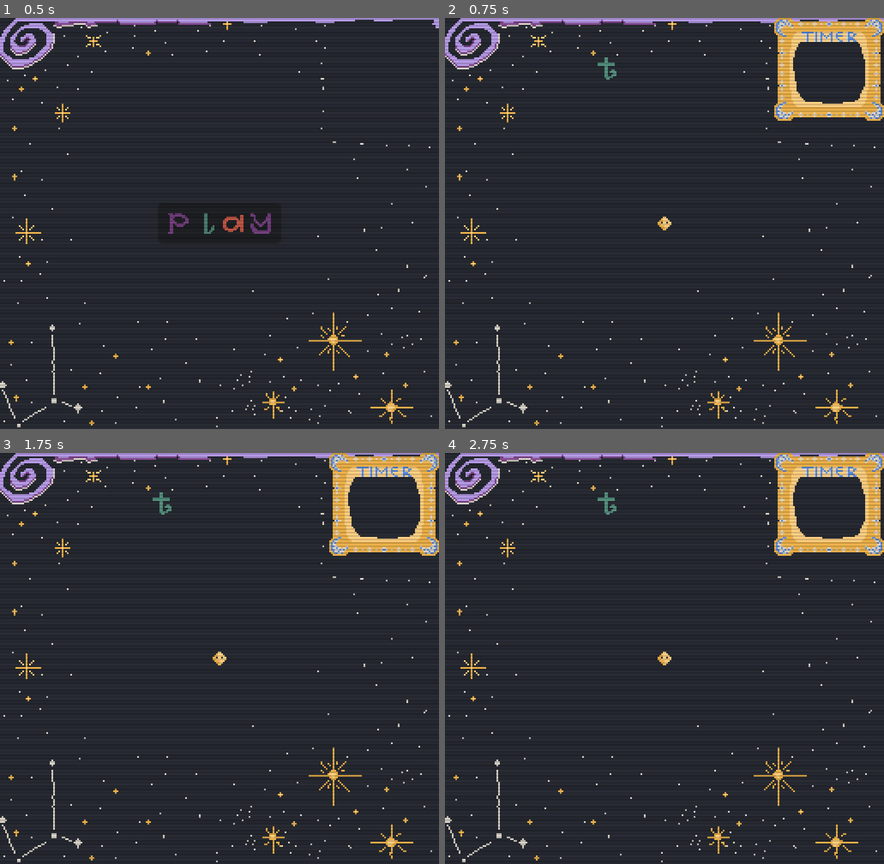
Above: before the commit, frames 1-4 (two rows, left to right).
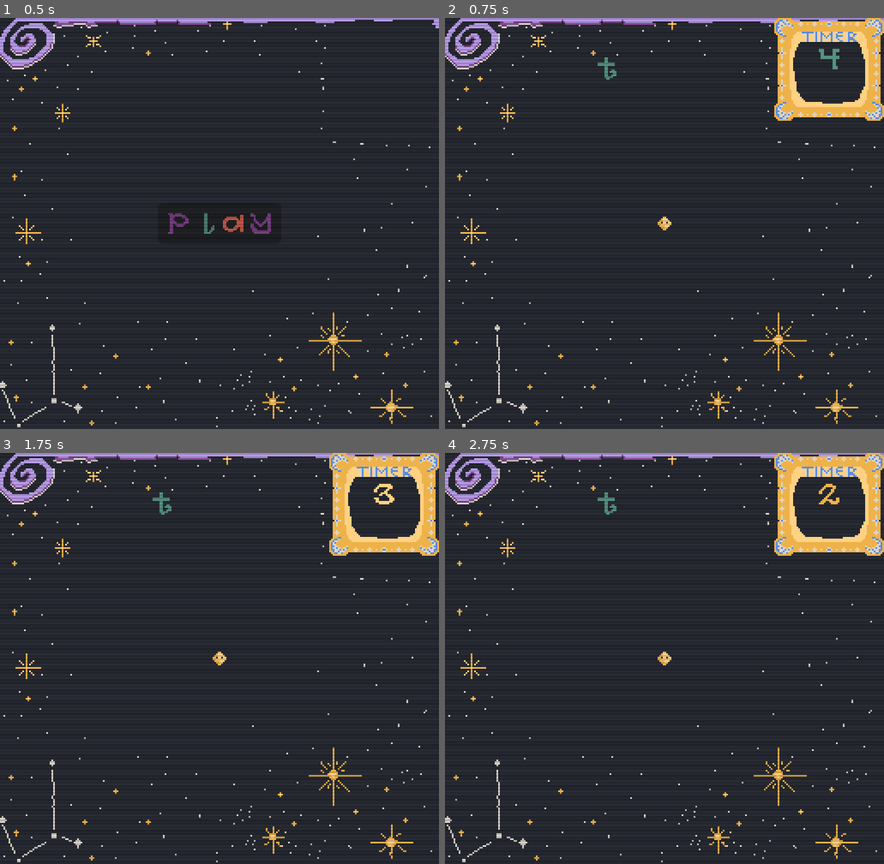
Above: after the commit, the same moments.

Repository: sym-z/melon-jam-24
Game: Godot game, scene res://scenes/main_menu.tscn
The game is run twice, just before and just after one commit, with the same random seed, the same clock (stepped at 60 frames per second) and the same inputs.
Inputs:
- Up to frame 1 (0.5 s): no input
- Up to frame 2 (0.75 s): click "play" at 0.5 s
- Up to frame 3 (1.75 s): tap Enter at 1.25 s
- Up to frame 4 (2.75 s): tap Space at 2 s

Frame 1 is identical in both runs. In frame 2, 1.8% of the frame differs, in the area x 75-100%, y 0-25%; in frame 3, 1.8%; in frame 4, 1.8%.

Commit message:
timer implementation

Diff:
--- a/melon-jam/scenes/typing.tscn
+++ b/melon-jam/scenes/typing.tscn
@@ -22,7 +22,7 @@
 [sub_resource type="RectangleShape2D" id="RectangleShape2D_8ea6j"]
 size = Vector2(218, 48)
 
-[node name="Typing" type="Node2D" node_paths=PackedStringArray("player", "massParent", "westSpawnZone", "northSpawnZone", "eastSpawnZone", "southSpawnZone", "wordLabel")]
+[node name="Typing" type="Node2D" node_paths=PackedStringArray("player", "massParent", "westSpawnZone", "northSpawnZone", "eastSpawnZone", "southSpawnZone", "wordLabel", "timer", "timeLabel")]
 material = SubResource("ShaderMaterial_at7qc")
 use_parent_material = true
 script = ExtResource("1_7fg4x")
@@ -32,7 +32,9 @@
 northSpawnZone = NodePath("Masses/Mass Spawn Zones/North/North Spawn Zone")
 eastSpawnZone = NodePath("Masses/Mass Spawn Zones/East/East Spawn Zone")
 southSpawnZone = NodePath("Masses/Mass Spawn Zones/South/South Spawn Zone")
-wordLabel = NodePath("UI/HBoxContainer/RichTextLabel")
+wordLabel = NodePath("UI/HBoxContainer/Word Label")
+timer = NodePath("Timer")
+timeLabel = NodePath("UI/HBoxContainer/CenterContainer/Timer Label")
 tweenDur = 0.3
 
 [node name="Background" type="Sprite2D" parent="."]
@@ -98,7 +100,7 @@
 offset_bottom = 60.0
 grow_horizontal = 2
 
-[node name="RichTextLabel" type="RichTextLabel" parent="UI/HBoxContainer"]
+[node name="Word Label" type="RichTextLabel" parent="UI/HBoxContainer"]
 use_parent_material = true
 layout_mode = 2
 size_flags_horizontal = 3
@@ -108,8 +110,31 @@
 text = "[center]atmospheric[/center]"
 fit_content = true
 
-[node name="TextureRect" type="TextureRect" parent="UI/HBoxContainer"]
+[node name="CenterContainer" type="CenterContainer" parent="UI/HBoxContainer"]
+layout_mode = 2
+size_flags_horizontal = 4
+size_flags_vertical = 4
+
+[node name="TextureRect" type="TextureRect" parent="UI/HBoxContainer/CenterContainer"]
 use_parent_material = true
 layout_mode = 2
 size_flags_vertical = 4
 texture = ExtResource("9_olape")
+
+[node name="Timer Label" type="RichTextLabel" parent="UI/HBoxContainer/CenterContainer"]
+clip_contents = false
+custom_minimum_size = Vector2(64, 60)
+layout_mode = 2
+size_flags_horizontal = 3
+size_flags_vertical = 4
+theme_override_fonts/normal_font = ExtResource("7_cp658")
+bbcode_enabled = true
+text = "
+[center]5[/center]"
+fit_content = true
+visible_characters_behavior = 1
+
+[node name="Timer" type="Timer" parent="."]
+one_shot = true
+
+[connection signal="timeout" from="Timer" to="." method="_on_timer_timeout"]
--- a/melon-jam/scripts/typing.gd
+++ b/melon-jam/scripts/typing.gd
@@ -51,11 +51,34 @@
 var bh : CircleShape2D = preload("res://shapes/blackhole.tres")
 var COLL_SHAPES = [sd,ast,moon,plut,merc,mars,vens,erth,nept,urns,sat,jup,sun,bh]
 
-
+## Tracks player progress
+@export var timer : Timer
+## How many seconds are on the timer when the game starts
+@export var startingSeconds : float = 4.0
+## How much time is awarded when a word is fully typed
+@export var secondsPerWord : float = 1.0
+## How much time is awarded when a level is fully completed
+@export var secondsPerLevel : float = 3.0
+## How much time is deducted when an erroneous keystroke happens
+@export var timePenalty : float = 0.5
+## The text label that shows the remaining time
+@export var timeLabel : RichTextLabel
+## Keeps track of time during pause
+var backupTimeLabel : String
 func _ready() -> void:
+	timer.wait_time = startingSeconds
 	WordBank.loadFromFile(WordBank.textFile)
 	currentSpawn = westSpawnZone
 	newWord()
+	timer.start()
+
+func _process(delta):
+	var timeText : String = str(floor(timer.time_left))
+	if !timer.is_stopped():
+		timeLabel.text = "\n[center]" + timeText + "[/center]"
+		backupTimeLabel = timeText
+	else:
+		timeLabel.text = "\n[center]" + backupTimeLabel + "[/center]"
 
 func newWord():
 	wordNum+=1
@@ -65,6 +88,12 @@
 		if currLevel > WordBank.LEVELS:
 			# GAME WON!
 			print("GAME WON!")
+		timer.set_wait_time(timer.wait_time + secondsPerLevel)
+		print("timer big bump")
+	else:
+		timer.set_wait_time(timer.wait_time + secondsPerWord)
+		print("timer small bump")
+
 	currentLetter = 0
 	currentWord = getRandomWord()
 	makeMassesFromWord(currentWord)
@@ -126,6 +155,8 @@
 		massParent.remove_child(child)
 	if currentLetter >= currentWord.length():
 		newWord()
+		# resume timer after new word is made, with time left remaining
+		timer.start(timer.time_left)
 
 
 
@@ -143,6 +174,8 @@
 					pass
 				else:
 					print("DONE!!")
+					# Pause timer for animation
+					timer.stop()
 					if(massParent.get_child_count()):
 						tween = create_tween().set_trans(Tween.TRANS_QUAD)
 						var childArr = massParent.get_children()
@@ -158,3 +191,11 @@
 								tween.connect("finished", removeMass)
 			else:
 				print("FALSE")
+
+
+func _on_timer_timeout() -> void:
+	print("GAME OVER!")
+	call_deferred("next_scene")
+
+func next_scene():
+	get_tree().change_scene_to_file("res://scenes/main_menu.tscn")
